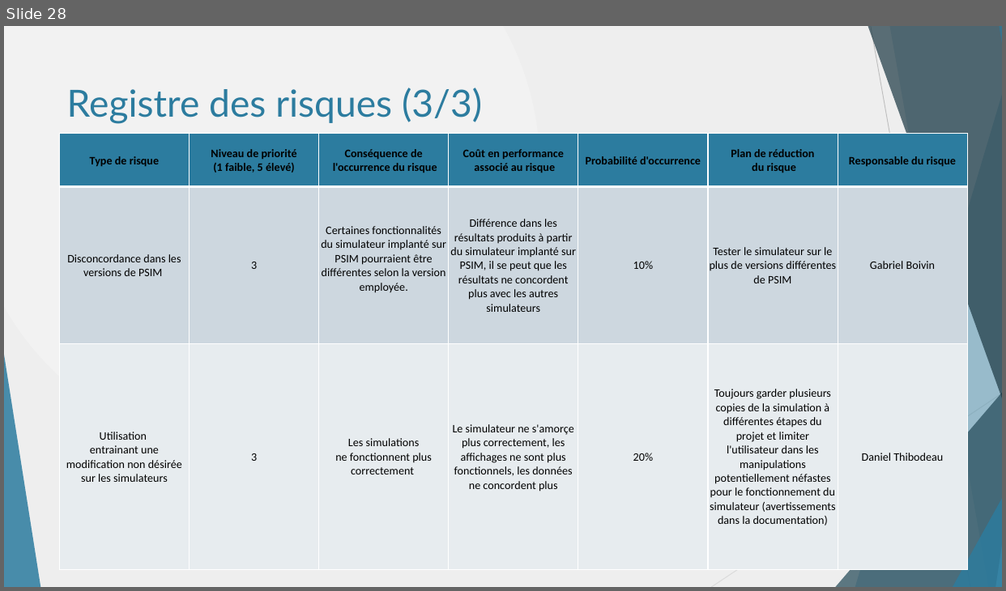
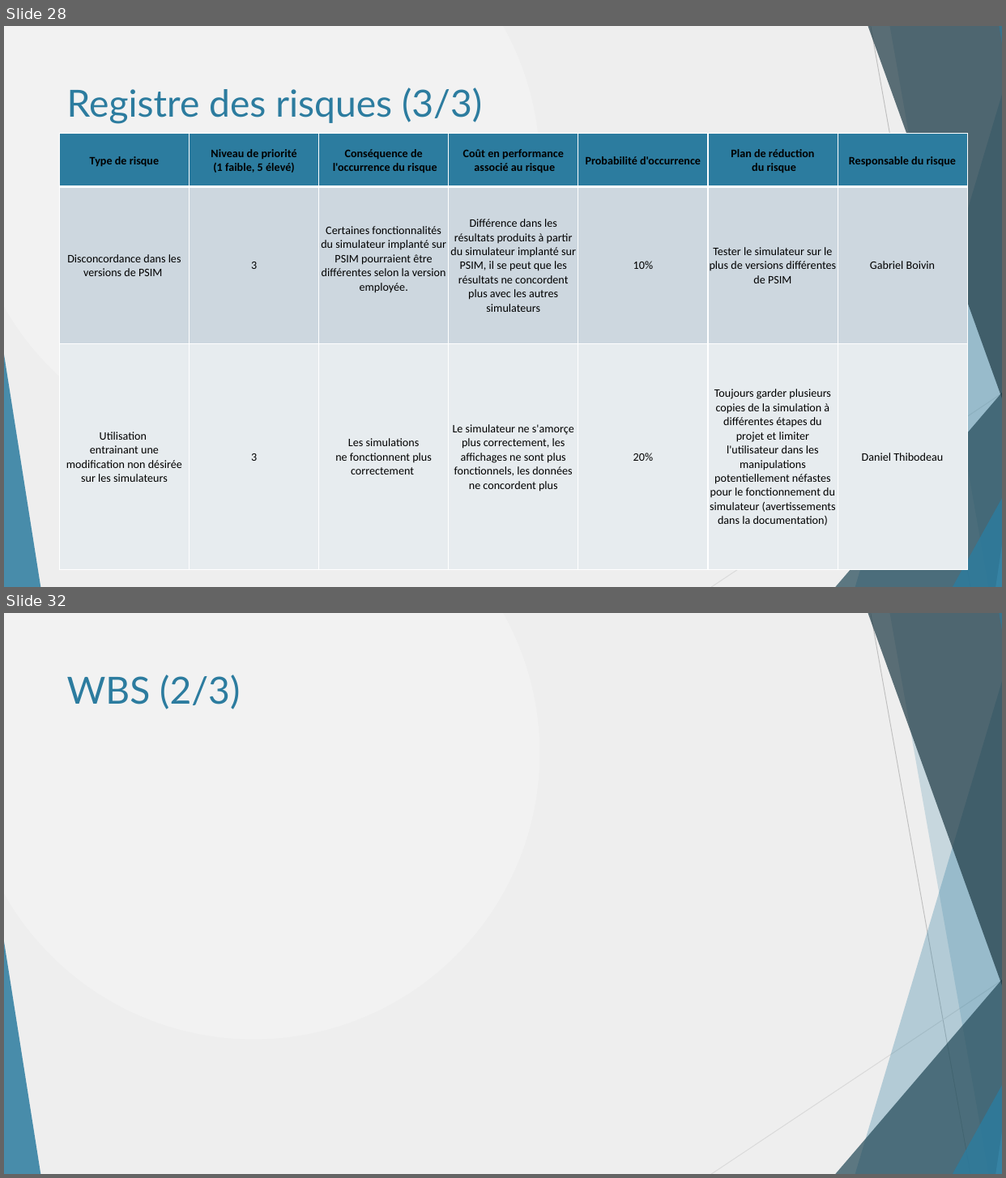
Before and after one commit to danthib76/DesignIV, a slide deck: Remise/Remise 1/Presentation_Remise_1.pptx. Shown one above the other, each under a label of ours: slide 28 before the commit, slides 28 and 32 after it; the slides between them are not shown. The pictures are 1006x591 and 1006x1178 pixels, drawn with LibreOffice and Linux fonts; fonts in the diff are those of the drawing; background and template pictures are left out. Boxes give left, top, right and bottom in pixels: in the first picture for what was removed or moved away, otherwise in the second. Text is boxed around its words. In the diff, an @@ line names an element or a change of style, - is before the commit and + after.

```diff
--- a/Remise/Remise 1/Presentation_Remise_1.pptx
+++ b/Remise/Remise 1/Presentation_Remise_1.pptx
@@ slide 32 added at bbox=[4, 613, 1002, 1174], background picture (left out); not listed: 10 template elements that a slide beside it also shows @@
@@ title added at bbox=[67, 675, 240, 709], 36 pt, text #2C7C9F @@
+WBS (2/3)
```
Also in this commit, not shown: 2 slides changed, 4 other slides added.
